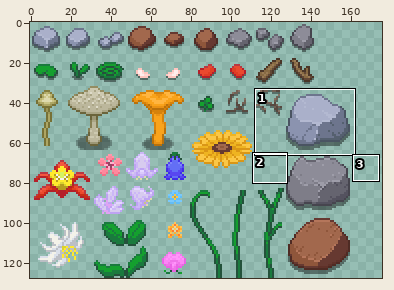
File history of a sprite sheet, Images/ground-bits.png. Above, an overview of the earlier version with the close-up marked.
Close-up. Before:
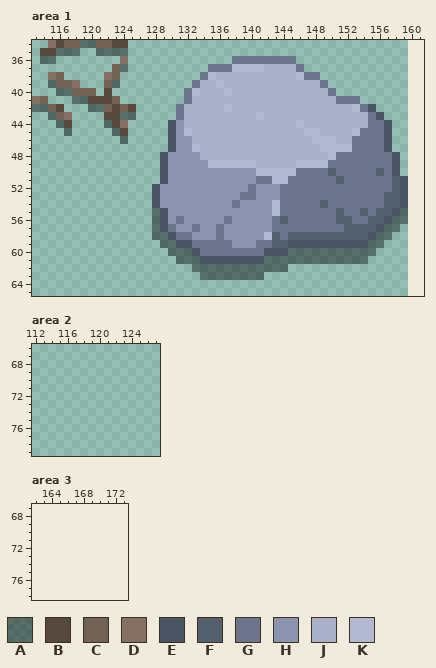
The file is 160x128 pixels. Colours within 5 levels of each other are drawn and written as one. Shown: area 1: x 113..161, y 34..65; area 2: x 112..127, y 66..79; area 3: x 162..173, y 67..78. The old version is drawn lined up with the new one, on the new canvas. The commit also changed other parts of the picture, which this record leaves out.
Palette (. is transparent): A #0000006a  B #574940  C #726155  D #847164  E #4a5462  F #55606f  G #6d758d  H #8b93af  J #aab0ca  K #b3b9d1
Pixels before, area 1, first column x 113:
34 ..DBCCAACCBB...................................
35 .BBAAA..AAAA...................................
36 .AA........D.............GGGGGGGG..............
37 ..........CA..........GGGKKKKJJJJG.............
38 ..DC.....DC..........GKJJJJJJJJJJKGG...........
39 ..ACCD...CA.........GJJKJJJJJJJJJJJJG..........
40 ...AACCC.B.........GKJJJKJJJJJJJJJJJJG.........
41 DC...AABBBC........GJJJJJJJJJJJJJJJJJJGGG......
42 AACB...AACBCB.....GJJJJJKJJJJJJJJJJJJJJJKGE....
43 ..ACD....BBAA.....GJJJJJJJJJKJJJJJJJJJJJJJGE...
44 ...AB....ABD.....EHJJJJJJJJJJJJJJKJJJJJJJJGGE..
45 ....A.....AB.....EHKJJJJJJJJJJJJJJKKJJJJKGGGE..
46 ...........A.....EHHJJJJJJJJJJJJJJJKKKJJGGGGE..
47 .................EHHKJJJJJJJJJJJJJJJKKKKGGGGE..
48 ................EHHHHJJJJJJJJJJJJJJJJKGGGGGGGE.
49 ................EHHHHHKKKKKKJJJJJKKKKGGGGGGGGE.
50 ................EHHHHHHHHHHHKKKKKGGGGFGGGGGFGE.
51 ................EHHHHHHHHHHHGGKKGGGGGGFGGGGGGFE
52 ...............EHHHHHHHHHHHGHHHGGGGGGGGGGGGGGFE
53 ...............EHHHHHHHHHHGGHHHGGGGGGGGGGGGGFFE
54 ...............EHHHHHHHHHGHHHHKGGGGGFGGGGGGGFFE
55 ...............AEHHHHHHHHHHHHHKGGGGGGGFGGFGFFEA
56 ...............AEHGHHHHHGHHHHHGFGGGGGGFFGGFFEAA
57 ...............AEGHHGHHGHHHHHHGGGGGGGGGFFFFEAA.
58 ...............AAEGGHHHGHHHHHKFGFFFFFFFFFFEAA..
59 ................AAEEGGGGGHHHGGFFEEEEEEEEEEAA...
60 .................AAAEGGGGGGGGEEEAAAAAAAAAAA....
61 ..................AAAEEEEEEEEAAAAAAAAAAAAA.....
62 ....................AAAAAAAAAAAA...............
63 .....................AAAAAAAA..................
After the commit:
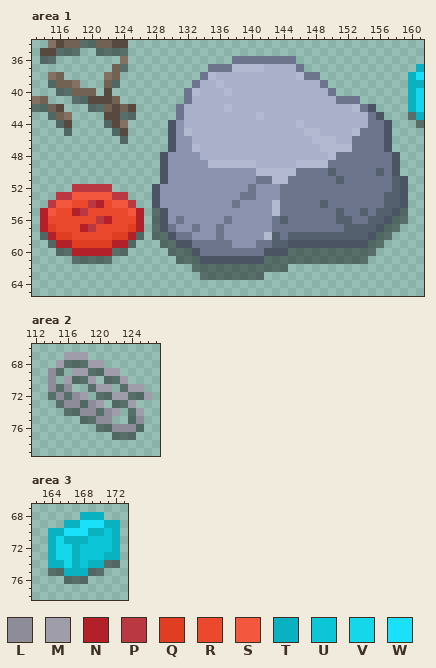
Colours new in this view: L #8d8c98  M #9e9da9  N #b4202a  P #b93842  Q #df3e23  R #ea492e  S #f3583e  T #0ab2c1  U #0cc5d6  V #14d7ea  W #1be0f9
What changed:
canvas 160x128 -> 176x128
Area 1:
y 37: x 161 . -> T
y 38: x 160..161 .. -> TW
y 39: x 160..161 .. -> TT
y 40..42: x 160..161 .. -> TV
y 43: x 160..161 .. -> AT
y 44: x 161 . -> A
y 52: x 118..122 ..... -> PPPPP
y 53: x 116..124 ......... -> PPSSSSSPP
y 54: x 115..125 ........... -> PSSRRPNRSSP
y 55: x 114..126 ............. -> NSRRNPRRRRRSN
y 56: x 114..126 ............. -> NRRRRRRPNRRRN
y 57: x 114..126 ............. -> NQRRRNPRRRRQN
y 58: x 114..126 ............. -> ANQQRRRRRQQNA
y 59: x 115..125 ........... -> ANNQQQQQNNA
y 60: x 116..124 ......... -> AANNNNNAA
y 61: x 118..122 ..... -> AAAAA
Area 2:
y 67: x 116..118 ... -> MMM
y 68: x 115..120 ...... -> MAAAMM
y 69: x 114..115 .. -> LA; x 117..122 ...... -> MMAAMM
y 70: x 114 . -> L; x 116..119 .... -> MAAM; x 121..123 ... -> AAM
y 71: x 114..116 ... -> LAL; x 119..121 ... -> AMM; x 123..125 ... -> AMM
y 72: x 114..118 ..... -> ALALM; x 120..126 ....... -> AAMMAAM
y 73: x 115..120 ...... -> ALLALM; x 122..124 ... -> AAM
y 74: x 116..122 ....... -> AALLALM; x 124..125 .. -> AM
y 75: x 118..121 .... -> AALL; x 124..125 .. -> AL
y 76: x 120..125 ...... -> AALLLA
y 77: x 122..124 ... -> AAA
Area 3:
y 68: x 168..170 ... -> TTT
y 69: x 166..172 ....... -> TTWWWTT
y 70: x 164..172 ......... -> TTWWWTTUT
y 71: x 164..172 ......... -> TVTTTUUUT
y 72: x 164..172 ......... -> TVVTUUUUT
y 73: x 164..172 ......... -> TVVTUUUTT
y 74: x 164..172 ......... -> TTVTUTTAA
y 75: x 164..170 ....... -> AATTTAA
y 76: x 166..168 ... -> AAA
Pixel boxes of the changes (left, top, right, bottom) in both close-ups:
added: (408, 64, 424, 128)
added: (40, 184, 144, 264)
added: (48, 352, 152, 440)
added: (48, 512, 120, 584)
